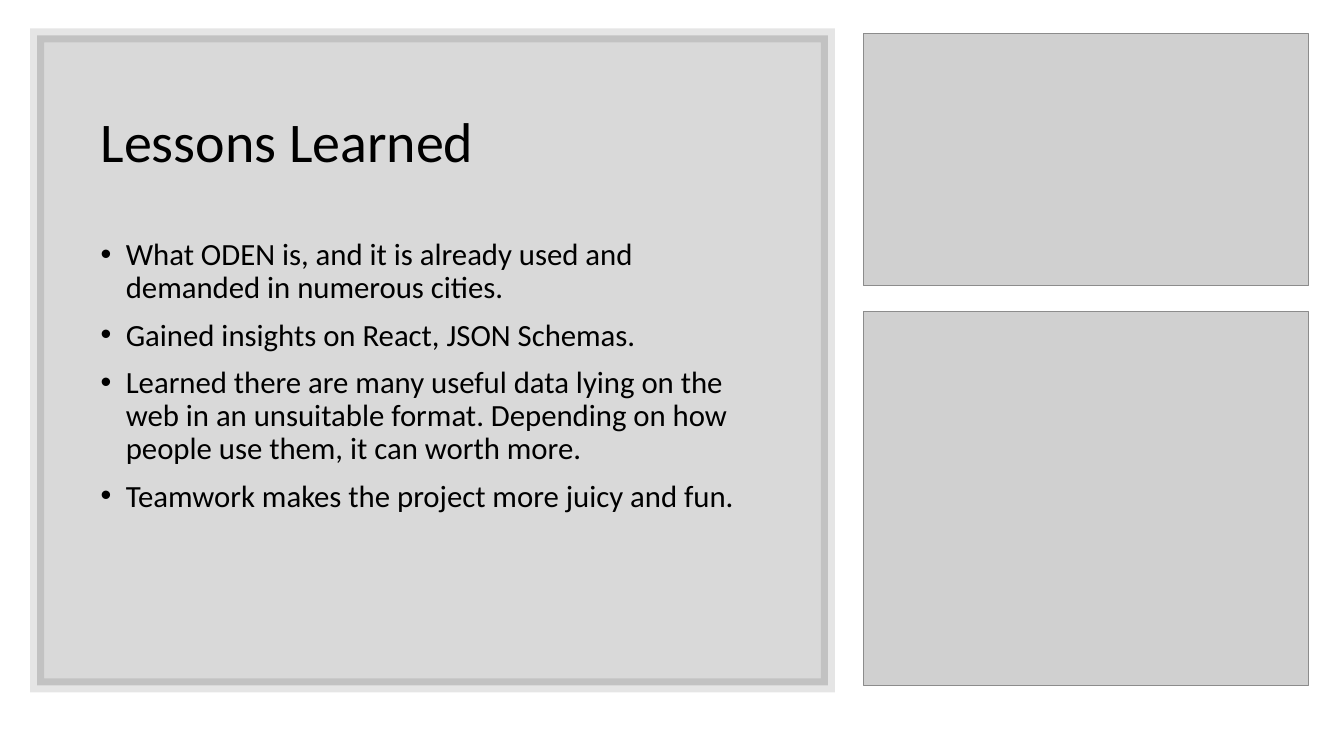
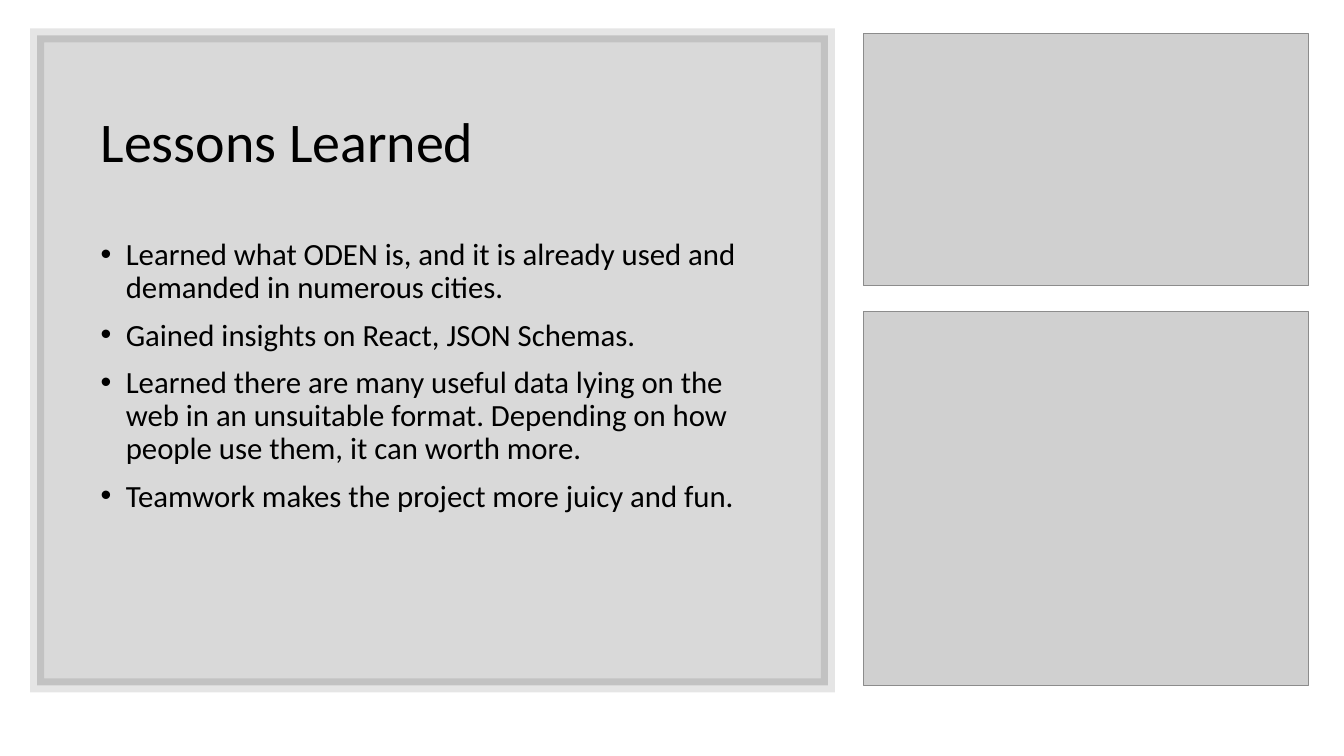
Before and after one commit to mikah13/test-skt, a slide deck: slide 13 of presentationPrep/OpenDataEditorPresentation.pptx (slide 5 before the commit). Drawn at 1344x756 pixels with LibreOffice and Linux fonts; fonts in the diff are those of the drawing; grey boxes stand for pictures. Boxes give left, top, right and bottom in pixels: in the first picture for what was removed or moved away, otherwise in the second. Text is boxed around its words. In the diff, an @@ line names an element or a change of style, - is before the commit and + after.

```diff
--- a/presentationPrep/OpenDataEditorPresentation.pptx
+++ b/presentationPrep/OpenDataEditorPresentation.pptx
@@ text at [126, 243, 735, 299]: text changed @@
-• What ODEN is, and it is already used and demanded in numerous cities.
+• Learned what ODEN is, and it is already used and demanded in numerous cities.
```
Also in this commit, not shown: 3 other slides changed, 6 slides added, 1 other file.
